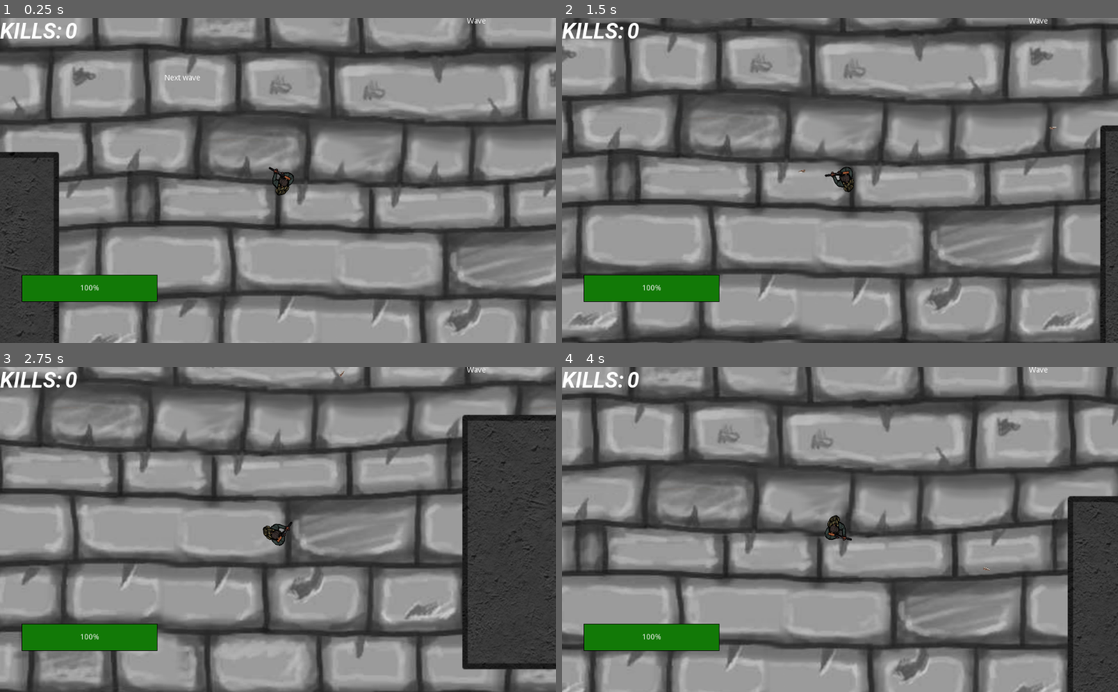
Above: before the commit, frames 1-4 (two rows, left to right).
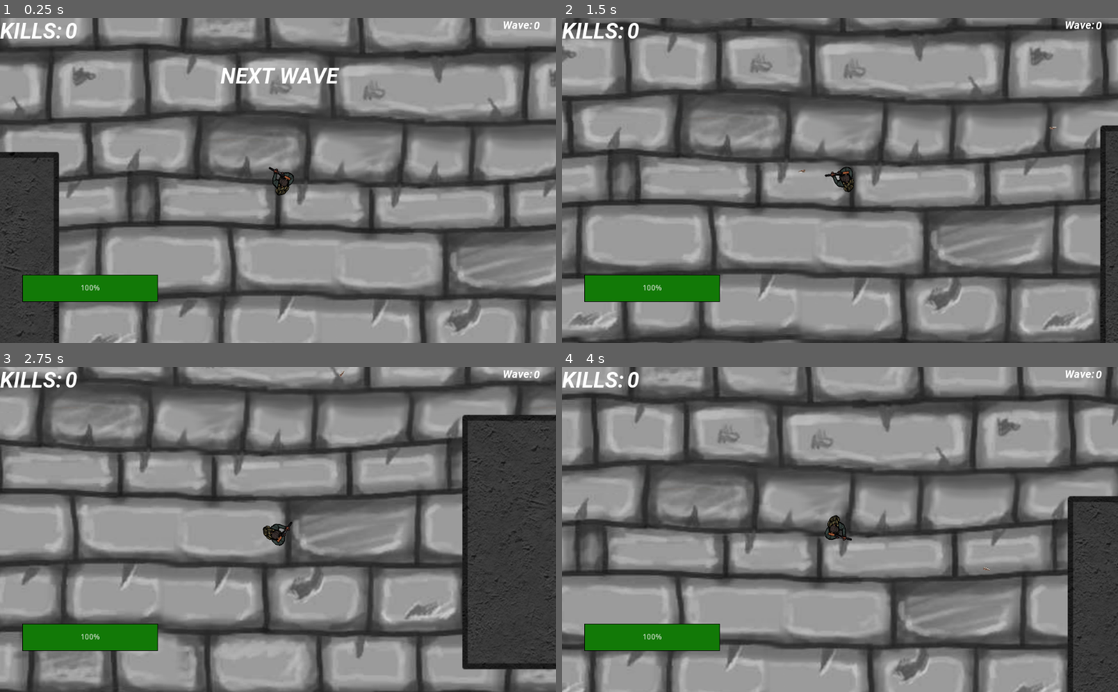
Above: after the commit, the same moments.

Repository: samuelmanolakas/Hellsing-Warewolf-Assault
Game: Godot game, scene res://Test_map.tscn
Same seed, same stepped clock (60 frames per second), same inputs: the game is played once before the commit and once after it. The engine's default icon, where the game draws it, is replaced by a stand-in: a white triangle on a blue panel in a dark square.
Inputs (mouse positions are in pixels of both pictures, inside the frame that each line leads up to):
- Up to frame 1 (0.25 s): no input
- Up to frame 2 (1.5 s): tap Enter at 0.5 s; move the mouse to (962, 164) at 0.52 s; hold D (right) 0.53-1.28 s; click (962, 164) at 0.6 s; move the mouse to (728, 196) at 1.27 s; hold S (down) from 1.28 s (still down); click (728, 196) at 1.35 s
- Up to frame 3 (2.75 s): move the mouse to (333, 458) at 2.02 s; release S (down) at 2.03 s; hold D (right) from 2.03 s (still down); click (333, 458) at 2.1 s
- Up to frame 4 (4 s): move the mouse to (812, 594) at 2.77 s; release D (right) at 2.78 s; hold W (up) 2.78-3.53 s; click (812, 594) at 2.85 s; move the mouse to (1006, 578) at 3.52 s; hold A (left) from 3.53 s (still down); click (1006, 578) at 3.6 s

The runs differ from the first frame. In frame 1, 0.8% of the frame differs, in the area x 3-98%, y 0-88%; in frame 2, 0.2%; in frame 3, 0.2%; in frame 4, 0.2%.

Commit message:
Wave system

Diff:
--- a/GUI.tscn
+++ b/GUI.tscn
@@ -28,6 +28,18 @@
 border_width_right = 1
 border_width_bottom = 1
 border_color = Color( 0, 0, 0, 1 )
+
+[sub_resource type="DynamicFont" id=7]
+size = 20
+font_data = ExtResource( 2 )
+
+[sub_resource type="DynamicFont" id=5]
+size = 20
+font_data = ExtResource( 2 )
+
+[sub_resource type="DynamicFont" id=6]
+size = 40
+font_data = ExtResource( 2 )
 
 [node name="GUI" type="CanvasLayer"]
 script = ExtResource( 3 )
@@ -64,6 +76,8 @@
 [node name="MarginContainer" type="MarginContainer" parent="."]
 anchor_right = 1.0
 anchor_bottom = 1.0
+margin_left = 0.667419
+margin_right = 0.66748
 mouse_filter = 2
 custom_constants/margin_right = 40
 custom_constants/margin_top = 40
@@ -114,6 +128,8 @@
 value = 50.0
 
 [node name="Control2" type="Control" parent="."]
+margin_left = 1.0
+margin_top = 1.0
 margin_right = 40.0
 margin_bottom = 40.0
 __meta__ = {
@@ -121,29 +137,36 @@
 }
 
 [node name="Wave_counter" type="RichTextLabel" parent="Control2"]
-margin_left = 859.867
-margin_top = -1.05255
-margin_right = 1022.87
-margin_bottom = 55.9474
-text = "Wave"
+margin_left = 925.0
+margin_right = 985.0
+margin_bottom = 29.0
+mouse_filter = 2
+custom_fonts/normal_font = SubResource( 7 )
+text = "Wave:"
 __meta__ = {
 "_edit_use_anchors_": false
 }
 
 [node name="next_wave" type="Label" parent="Control2"]
-margin_right = 40.0
-margin_bottom = 14.0
+margin_left = 981.989
+margin_top = 0.665154
+margin_right = 1010.99
+margin_bottom = 31.6652
+custom_fonts/font = SubResource( 5 )
+text = "0"
 script = ExtResource( 4 )
 __meta__ = {
 "_edit_use_anchors_": false
 }
 
 [node name="Next_wave_text" type="RichTextLabel" parent="Control2"]
-margin_left = 302.564
-margin_top = 103.529
-margin_right = 692.564
-margin_bottom = 198.529
-text = "Next wave"
+margin_left = 405.091
+margin_top = 82.1821
+margin_right = 639.091
+margin_bottom = 177.182
+mouse_filter = 2
+custom_fonts/normal_font = SubResource( 6 )
+text = "NEXT WAVE"
 __meta__ = {
 "_edit_use_anchors_": false
 }
--- a/Global.gd
+++ b/Global.gd
@@ -8,7 +8,7 @@
 
 func _wave_counter():
 	wave_count += 1
-	if wave_count == 5:
+	if wave_count == 10:
 		wave_num += 1
 
 func reset():
--- a/Test_map.gd
+++ b/Test_map.gd
@@ -12,7 +12,7 @@
 
 
 func _process(delta):
-	if Global.wave_count == 5:
+	if Global.wave_count == 10:
 		wave_check()
 
 func wave_check():
--- a/next_wave.gd
+++ b/next_wave.gd
@@ -3,6 +3,6 @@
 
 
 func _process(delta):
-	if Global.wave_count == 5:
+	if Global.wave_count == 10:
 		text = str(Global.wave_num)
 		Global.reset()
Not shown: 1 places in GUI.tscn that only renumber resources
